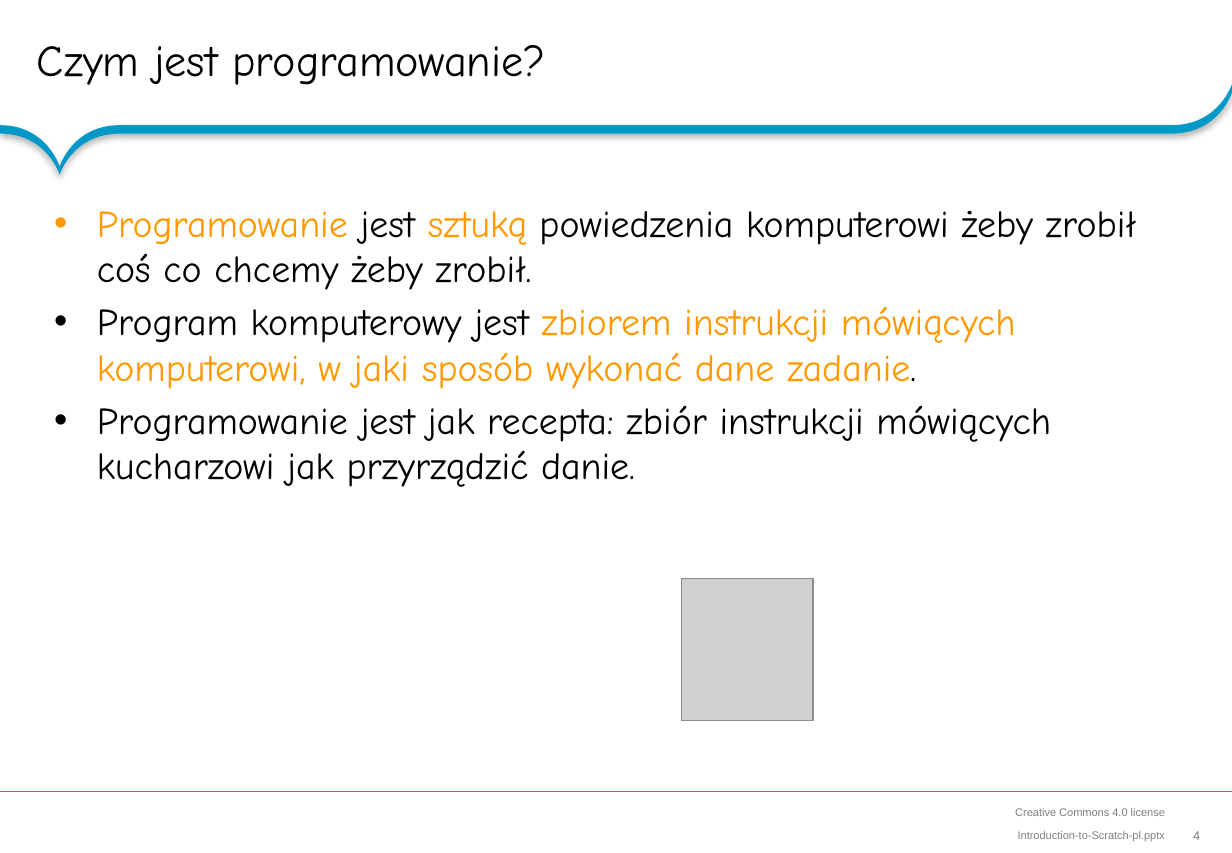
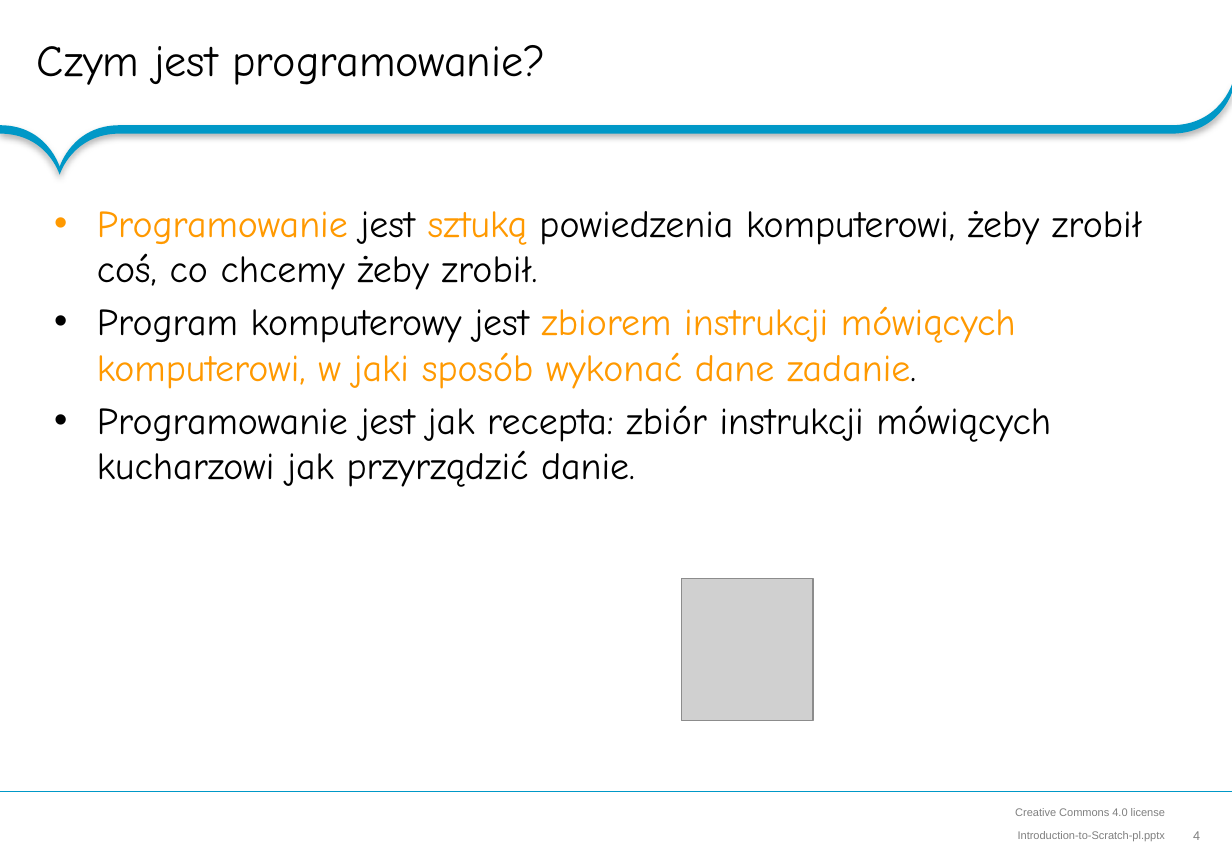
Before and after one commit to RoboCap/scratch, a slide deck: slide 4 of slideshow/Introduction-to-Scratch-pl.pptx. Drawn at 1232x853 pixels with LibreOffice and Linux fonts; fonts in the diff are those of the drawing; grey boxes stand for pictures; background and template pictures are left out. Boxes give left, top, right and bottom in pixels: in the first picture for what was removed or moved away, otherwise in the second. Text is boxed around its words. In the diff, an @@ line names an element or a change of style, - is before the commit and + after.

```diff
--- a/slideshow/Introduction-to-Scratch-pl.pptx
+++ b/slideshow/Introduction-to-Scratch-pl.pptx
@@ text at <box>97,210,1142,290</box>: text changed @@
-• Programowanie jest sztuką powiedzenia komputerowi żeby zrobił coś co chcemy żeby zrobił.
+• Programowanie jest sztuką powiedzenia komputerowi, żeby zrobił coś, co chcemy żeby zrobił.
```
Also in this commit, not shown: 8 other slides changed, 2 other files.
